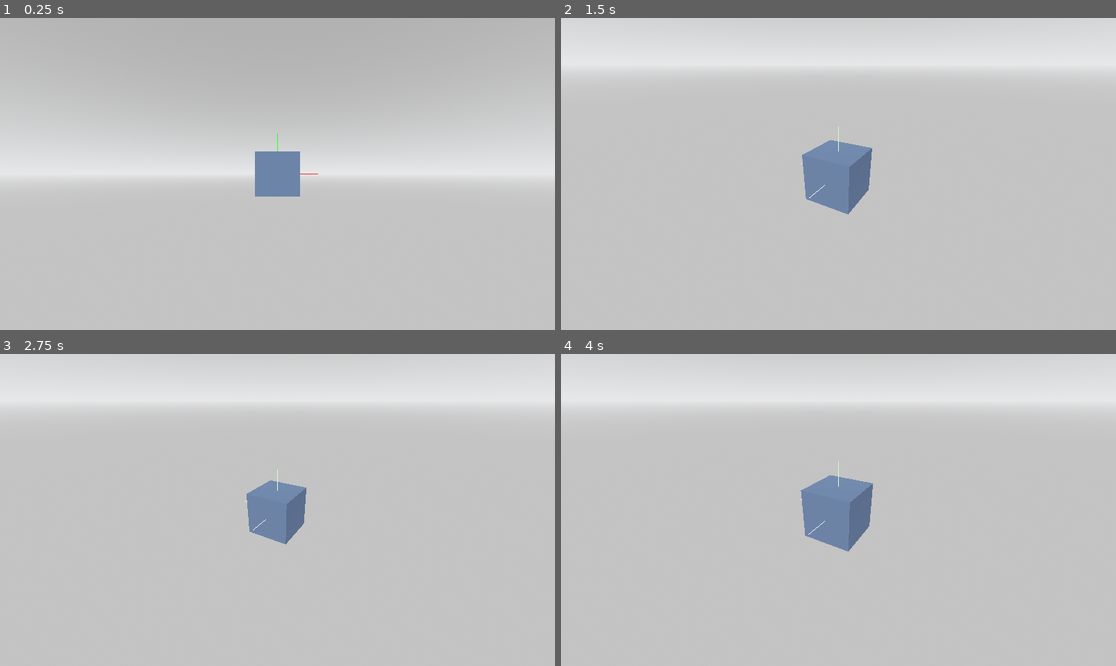
Above: before the commit, frames 1-4 (two rows, left to right).
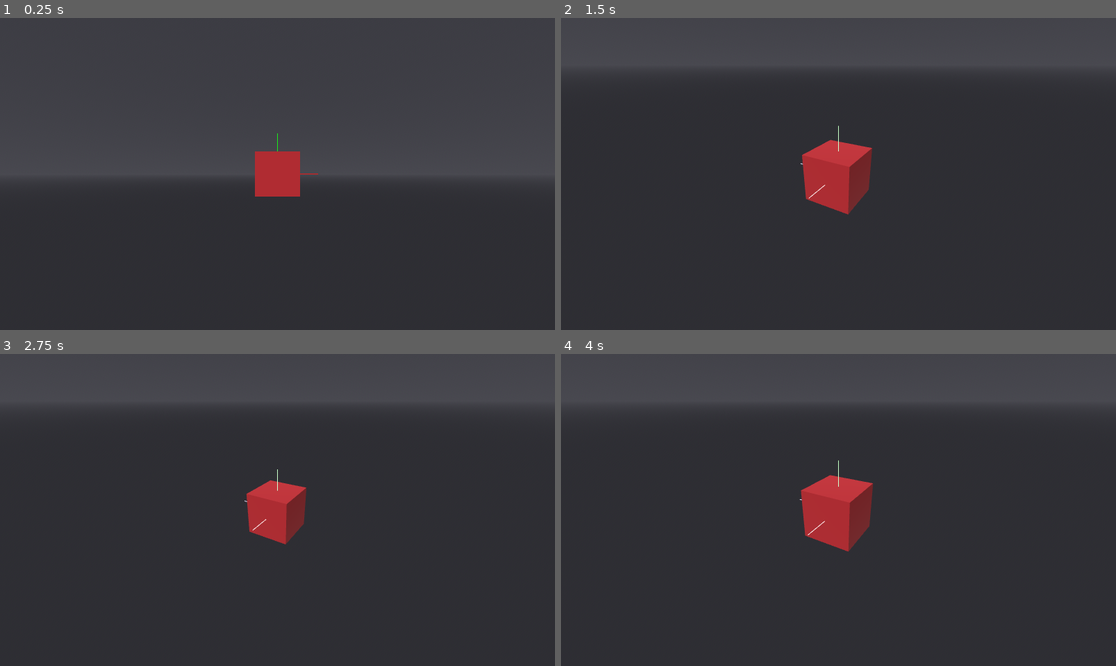
Above: after the commit, the same moments.

Repository: Nusiq/McGdModeling
Game: Godot game, scene res://3d/editor_viewport/editor_viewport.tscn
Two runs of this game, one before a commit and one after it. Both use one fixed random seed, a clock stepped at 60 frames per second and the inputs below. This scene is started directly instead of the project's main scene.
Inputs (mouse positions are in pixels of both pictures, inside the frame that each line leads up to):
- Up to frame 1 (0.25 s): no input
- Up to frame 2 (1.5 s): tap Enter at 0.5 s; move the mouse to (960, 158) at 0.52 s; hold Middle mouse button (gesture.pan_view) 0.53-1.28 s; click (960, 158) at 0.67 s; tap Space at 1.25 s; move the mouse to (727, 189) at 1.27 s; tap Mouse wheel up (shortcut.zoom_in_view) at 1.35 s; click (727, 189) at 1.42 s
- Up to frame 3 (2.75 s): tap Enter at 2 s; move the mouse to (333, 441) at 2.02 s; hold Mouse wheel down (shortcut.zoom_out_view) from 2.03 s (still down); click (333, 441) at 2.17 s
- Up to frame 4 (4 s): tap Space at 2.75 s; move the mouse to (810, 572) at 2.77 s; release Mouse wheel down (shortcut.zoom_out_view) at 2.78 s; tap Middle mouse button (gesture.pan_view) at 2.85 s; click (810, 572) at 2.92 s; tap Enter at 3.5 s; move the mouse to (1005, 556) at 3.52 s; hold Mouse wheel up (shortcut.zoom_in_view) from 3.53 s (still down); click (1005, 556) at 3.67 s

The runs differ from the first frame. In frame 1, 100% of the frame differs, in the area x 0-100%, y 0-100%; in frame 2, 100%; in frame 3, 100%; in frame 4, 100%.

Commit message:
Added anti aliasing and changed some colors in the testing editor scene to my prefernence.

Diff:
--- a/3d/editor_viewport/editor_viewport.tscn
+++ b/3d/editor_viewport/editor_viewport.tscn
@@ -4,10 +4,10 @@
 [ext_resource type="Script" path="res://3d/editor_viewport/mouse_gesture.gd" id="2_22egi"]
 
 [sub_resource type="ProceduralSkyMaterial" id="ProceduralSkyMaterial_hea0x"]
-sky_top_color = Color(0.548963, 0.548963, 0.548963, 1)
-sky_horizon_color = Color(0.815686, 0.823529, 0.831373, 1)
-ground_bottom_color = Color(0.629675, 0.629675, 0.629675, 1)
-ground_horizon_color = Color(0.816503, 0.822407, 0.831731, 1)
+sky_top_color = Color(0.196078, 0.196078, 0.215686, 1)
+sky_horizon_color = Color(0.231373, 0.231373, 0.25098, 1)
+ground_bottom_color = Color(0.156863, 0.156863, 0.172549, 1)
+ground_horizon_color = Color(0.235294, 0.235294, 0.254902, 1)
 sun_angle_max = 0.0
 
 [sub_resource type="Sky" id="Sky_vaoec"]
@@ -19,7 +19,7 @@
 tonemap_mode = 2
 
 [sub_resource type="StandardMaterial3D" id="StandardMaterial3D_qevkv"]
-albedo_color = Color(0.279369, 0.35092, 0.466454, 1)
+albedo_color = Color(0.66, 0.1386, 0.16467, 1)
 
 [sub_resource type="BoxMesh" id="BoxMesh_4g35t"]
 material = SubResource("StandardMaterial3D_qevkv")
--- a/project.godot
+++ b/project.godot
@@ -59,3 +59,7 @@
 [internationalization]
 
 locale/translations=PackedStringArray("res://localization/localization.en.translation", "res://localization/localization.pl.translation")
+
+[rendering]
+
+anti_aliasing/quality/msaa_3d=2
